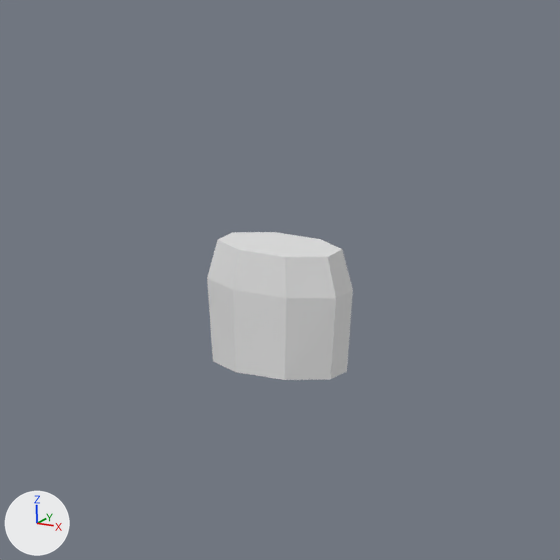
The Blender file port/characters/assets/models/butch/butch.blend as it was, and as the next commit left it.
Rendered twice from the file's camera 'Character camera'. The lights are fixed; the arrows at lower left show +X, +Y and +Z. The older version comes first. The same objects are shown in both versions, whatever each file hides. Materials are left out; every surface is plain grey.

Objects in the first picture: 'butch · torso'.
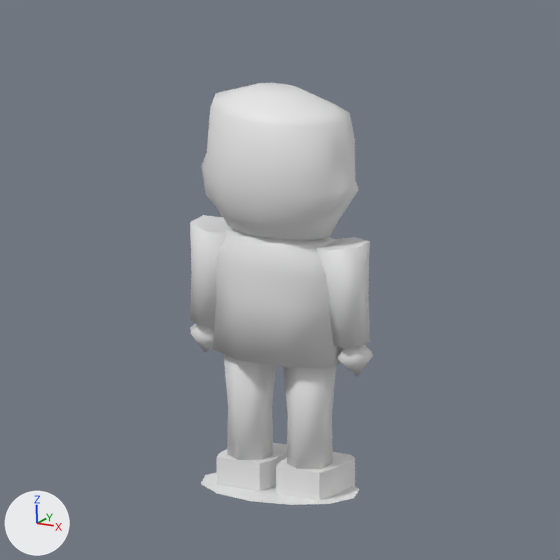
What differs and where, as boxes (x1, y1, x2, y2) in the pictures (560 x 560 px):
'head scalp ears nose', added: after (201, 83, 359, 240)
'butch · torso', reshaped, rescaled: before (207, 232, 353, 380); after (213, 228, 342, 368)
'trousers shoe.001', added: after (276, 366, 355, 500)
'trousers shoe', added: after (217, 354, 287, 491)
'joined sleeve hand.001', added: after (316, 237, 373, 376)
'joined sleeve hand', added: after (190, 215, 231, 353)
'shadow', added: after (201, 472, 359, 505)
part 1 of me_part_torso_001, cut back: before (207, 232, 353, 380); after (213, 228, 342, 368)

What changed in the scene script:
```text
Change me_part_torso_001:
    used by ob_butch___torso; location = (0.0, 0.0, 0.0); scale = (1.24, 1.1, 0.94)
    remove me_part_torso_001.from_pydata(...)  # 24 vertices, 18 faces; spans x -0.314..0.314, y -0.199..0.199, z 0.72..1.43
    add me_part_torso_001.from_pydata(...)  # 42 vertices, 48 faces; spans x -0.36..0.36, y -0.203..0.203, z 0.74..1.465
    me_part_torso_001 part 1: the whole mesh is rebuilt
    me_part_torso_001 part 2: the surface is now shaded smooth
Add me_shadow:
    me_shadow.from_pydata(...)  # 13 vertices, 12 faces; spans x -0.45..0.45, y -0.32..0.32, z 0.018
Add me_trousers_shoe_001:
    me_trousers_shoe_001.from_pydata(...)  # 46 vertices, 56 faces; spans x 0.025..0.335, y -0.145..0.25, z 0.0..0.82
Add me_joined_sleeve_hand_001:
    me_joined_sleeve_hand_001.from_pydata(...)  # 28 vertices, 36 faces; spans x 0.236..0.552, y -0.145..0.145, z 0.68..1.416
Add me_trousers_shoe:
    me_trousers_shoe.from_pydata(...)  # 46 vertices, 56 faces; spans x -0.335..-0.025, y -0.145..0.25, z 0.0..0.82
Add me_joined_sleeve_hand:
    me_joined_sleeve_hand.from_pydata(...)  # 28 vertices, 36 faces; spans x -0.552..-0.236, y -0.145..0.145, z 0.68..1.416
Add me_head_scalp_ears_nose:
    me_head_scalp_ears_nose.from_pydata(...)  # 104 vertices, 126 faces; spans x -0.475..0.475, y -0.3..0.385, z 1.43..2.2
Change ob_butch___torso:
    ob_butch___torso.scale: (1.24, 1.1, 0.94) -> (1.0, 1.0, 1.0)
Add ob_shadow:
    ob_shadow = bpy.data.objects.new('shadow', me_shadow)
    ob_shadow.location = (0.0, 0.0, 0.0)
Add ob_trousers_shoe_001:
    ob_trousers_shoe_001 = bpy.data.objects.new('trousers shoe.001', me_trousers_shoe_001)
    ob_trousers_shoe_001.location = (0.0, 0.0, 0.0)
Add ob_joined_sleeve_hand_001:
    ob_joined_sleeve_hand_001 = bpy.data.objects.new('joined sleeve hand.001', me_joined_sleeve_hand_001)
    ob_joined_sleeve_hand_001.location = (0.0, 0.0, 0.0)
Add ob_trousers_shoe:
    ob_trousers_shoe = bpy.data.objects.new('trousers shoe', me_trousers_shoe)
    ob_trousers_shoe.location = (0.0, 0.0, 0.0)
Add ob_joined_sleeve_hand:
    ob_joined_sleeve_hand = bpy.data.objects.new('joined sleeve hand', me_joined_sleeve_hand)
    ob_joined_sleeve_hand.location = (0.0, 0.0, 0.0)
Add ob_head_scalp_ears_nose:
    ob_head_scalp_ears_nose = bpy.data.objects.new('head scalp ears nose', me_head_scalp_ears_nose)
    ob_head_scalp_ears_nose.location = (0.0, 0.0, 0.0)
```
